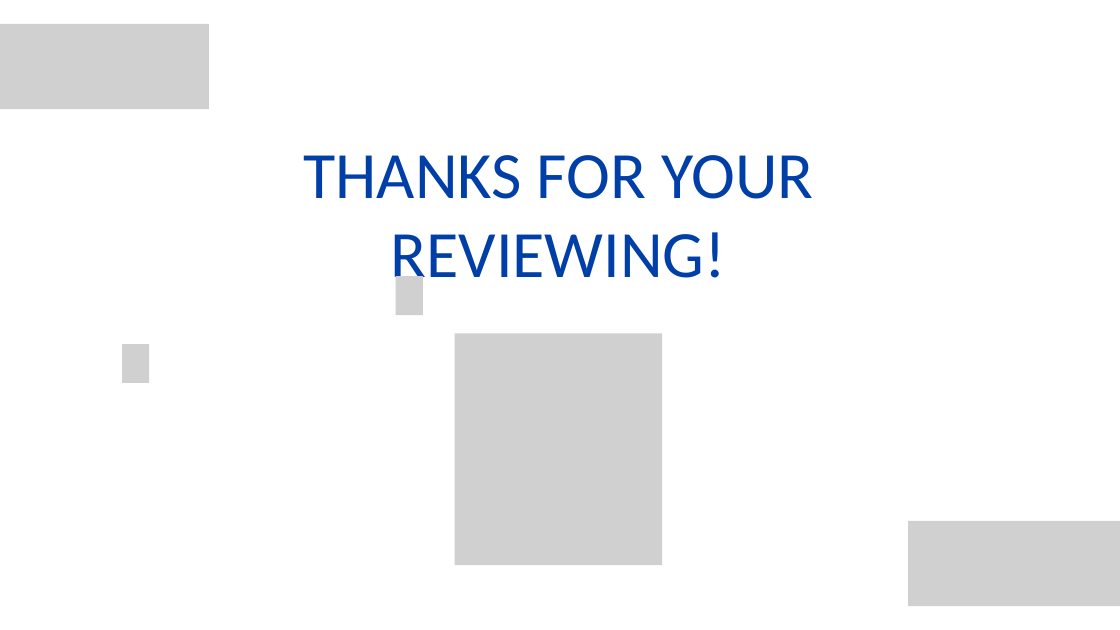
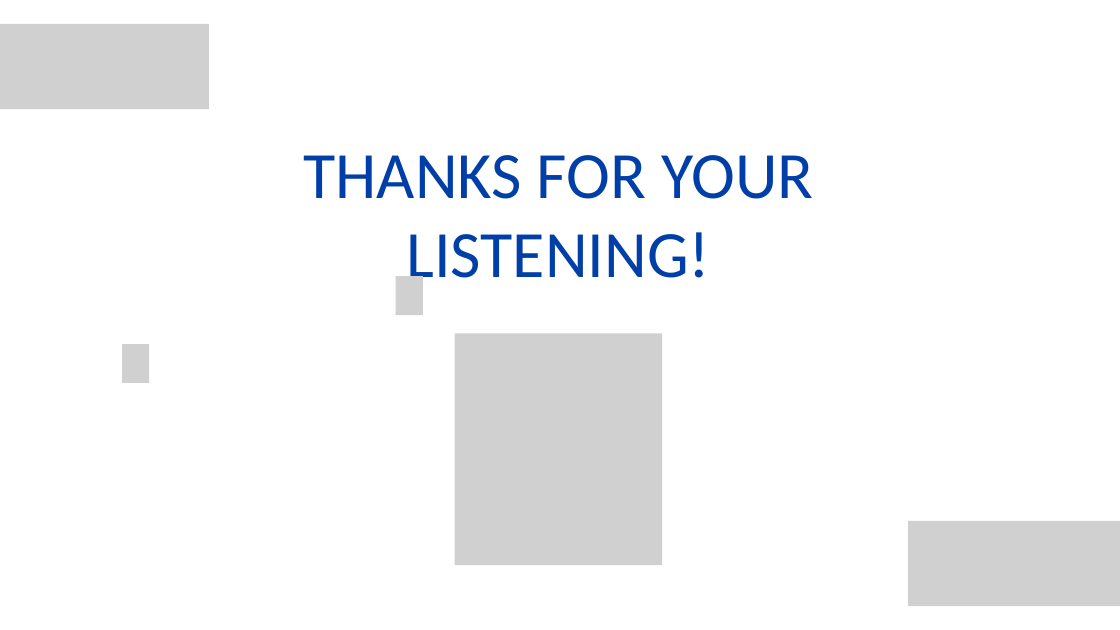
Before and after one commit to trinhhoaithanh/JourneyToYourBestProgram, a slide deck: slide 7 of Challenge 0/Topic1 Top-down Approach/Topic1_Challenge0_Presentation.pptx. Drawn at 1120x630 pixels with LibreOffice and Linux fonts; fonts in the diff are those of the drawing; grey boxes stand for pictures; background and template pictures are left out. Boxes give left, top, right and bottom in pixels: in the first picture for what was removed or moved away, otherwise in the second. Text is boxed around its words. In the diff, an @@ line names an element or a change of style, - is before the commit and + after.

```diff
--- a/Challenge 0/Topic1 Top-down Approach/Topic1_Challenge0_Presentation.pptx
+++ b/Challenge 0/Topic1 Top-down Approach/Topic1_Challenge0_Presentation.pptx
@@ text at (304,155,813,294): text changed @@
-THANKS FOR YOUR REVIEWING!
+THANKS FOR YOUR LISTENING!
```
Also in this commit, not shown: 1 other slide changed, 11 other files.
